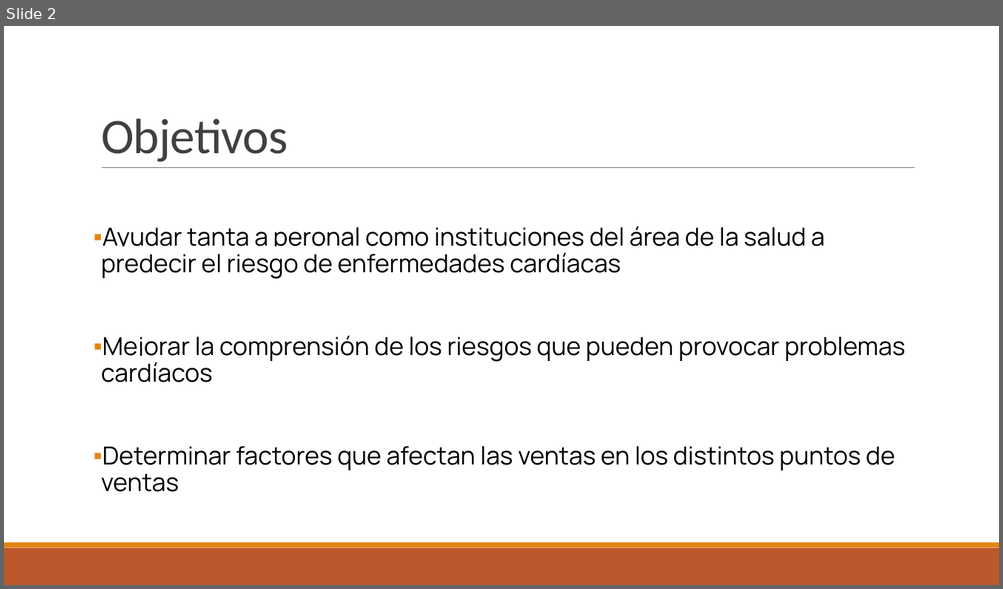
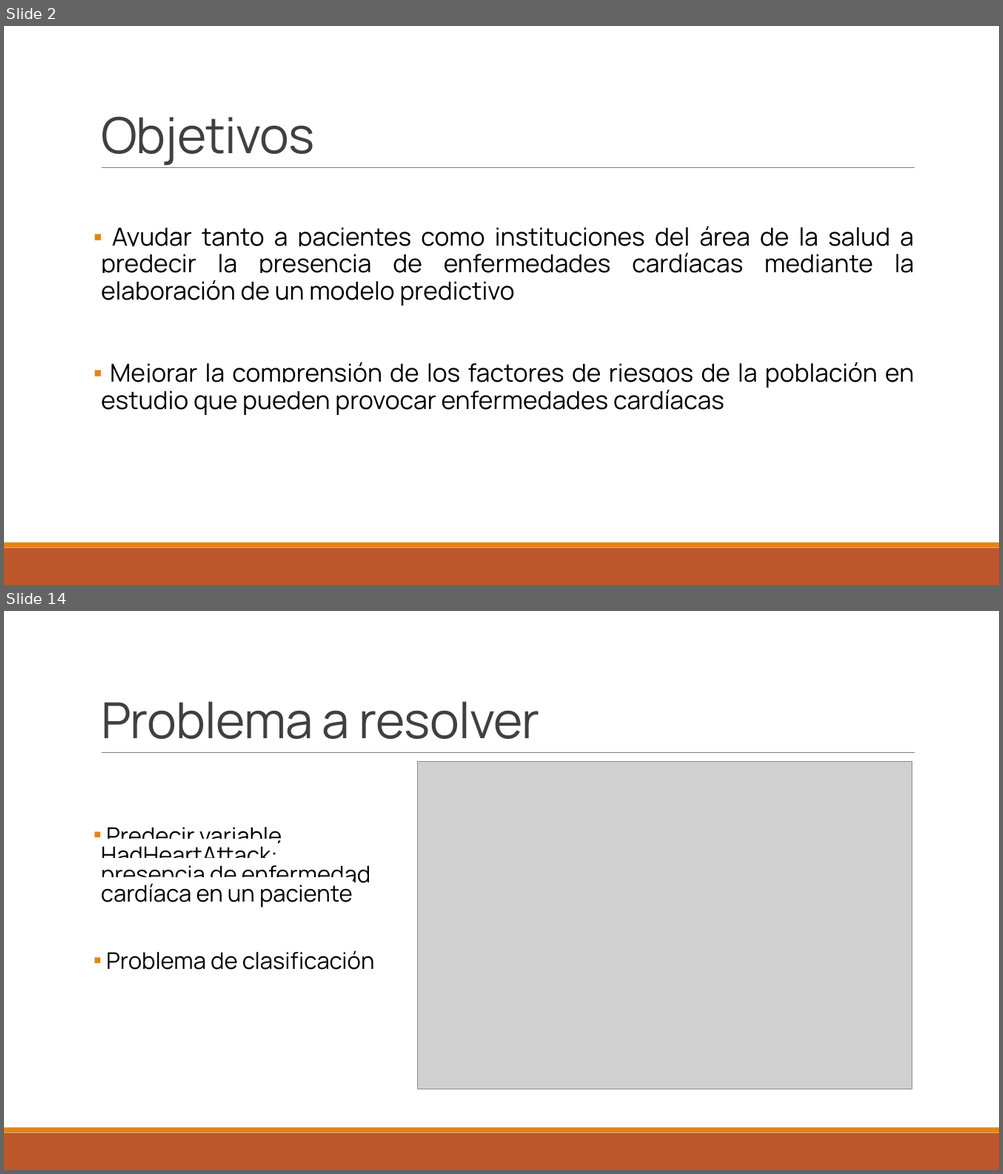
Before and after one commit to sordenesf/Heart-Disease, a slide deck: Presentación Indicators of Heart Diseases.pptx. Shown one above the other, each under a label of ours: slide 2 before the commit, slides 2 and 14 after it; the slides between them are not shown. The pictures are 1003x589 and 1003x1174 pixels, drawn with LibreOffice and Linux fonts; fonts in the diff are those of the drawing; grey boxes stand for pictures. Boxes give left, top, right and bottom in pixels: in the first picture for what was removed or moved away, otherwise in the second. Text is boxed around its words. In the diff, an @@ line names an element or a change of style, - is before the commit and + after.

```diff
--- a/Presentación Indicators of Heart Diseases.pptx
+++ b/Presentación Indicators of Heart Diseases.pptx
@@ slide 14 added at box(4, 611, 999, 1170), background #FFFFFF; not listed: 3 template elements that a slide beside it also shows @@
@@ title added at box(101, 701, 540, 739), 48 pt, text #404040 @@
+Problema a resolver
@@ picture added at box(418, 762, 911, 1090) @@
@@ text added at box(101, 827, 375, 970), 22.2 pt, text #000000 @@
+▪ Predecir variable HadHeartAttack: presencia de enfermedad cardíaca en un paciente
+▪ Problema de clasificación
@@ slide 2 changed as well @@
@@ title "Objetivos" at box(101, 116, 315, 165): font Calibri to Manrope @@
@@ text at box(101, 226, 913, 415): text changed @@
-▪ Ayudar tanta a peronal como instituciones del área de la salud a predecir el riesgo de enfermedades cardíacas
-▪ Mejorar la comprensión de los riesgos que pueden provocar problemas cardíacos
-▪ Determinar factores que afectan las ventas en los distintos puntos de ventas
+▪ Ayudar tanto a pacientes como instituciones del área de la salud a predecir la presencia de enfermedades cardíacas mediante la elaboración de un modelo predictivo
+▪ Mejorar la comprensión de los factores de riesgos de la población en estudio que pueden provocar enfermedades cardíacas
```
Also in this commit, not shown: 4 other slides changed, 21 other slides added, 4 slides removed.
